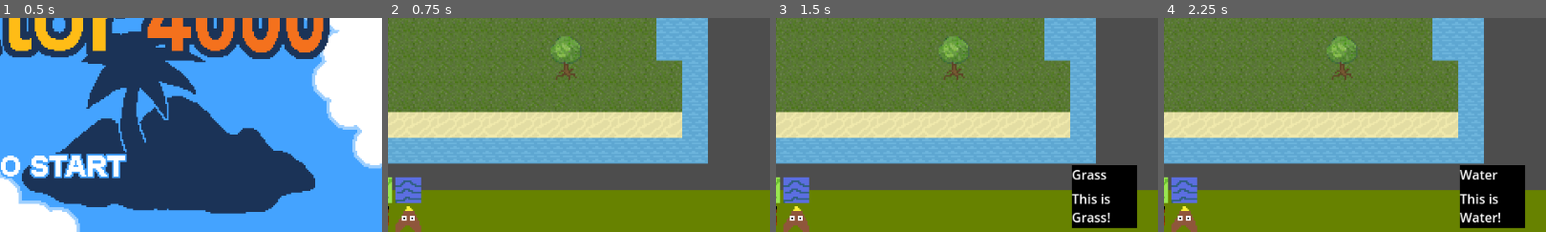
Above: before the commit, frames 1-4 (left to right).
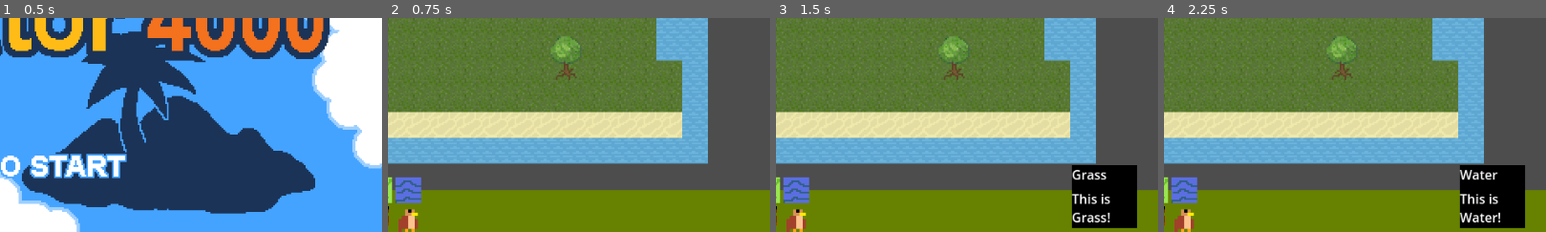
Above: after the commit, the same moments.

Repository: zliebowitz/ld56
Game: Godot game, scene res://Assets/Scripts/title_screen.tscn
Two runs of this game, one before a commit and one after it. Both use one fixed random seed, a clock stepped at 60 frames per second and the inputs below.
Inputs (mouse positions are % of the whole screen's width and height, from its top left):
- Up to frame 1 (0.5 s): no input
- Up to frame 2 (0.75 s): tap Enter at 0.5 s; move the mouse to (72, 45) at 0.52 s; click (72, 45) at 0.6 s
- Up to frame 3 (1.5 s): tap Space at 1.25 s; move the mouse to (48, 90) at 1.27 s; click (48, 90) at 1.35 s
- Up to frame 4 (2.25 s): tap Enter at 2 s; move the mouse to (52, 90) at 2.02 s; click (52, 90) at 2.1 s
The pictures show only the part of the screen within x 49-99%, y 50-100%; the shares and areas given below are measured in that part.

Frame 1 is identical in both runs. In frame 2, 0.4% of the frame differs, in the area x 2-9%, y 87-100%; in frame 3, 0.4%; in frame 4, 0.4%.

Commit message:
Update hawk animation

Diff:
--- a/Assets/Scripts/Animals/Hawk.tscn
+++ b/Assets/Scripts/Animals/Hawk.tscn
@@ -1,16 +1,112 @@
-[gd_scene load_steps=6 format=3 uid="uid://bwagknfgqewx3"]
+[gd_scene load_steps=19 format=3 uid="uid://bwagknfgqewx3"]
 
 [ext_resource type="Script" path="res://Assets/Scripts/Animals/animal_hawk.gd" id="1_3ifj2"]
-[ext_resource type="Texture2D" uid="uid://bxer81bw7i01" path="res://Graphics/Hawk.png" id="2_gtxcg"]
+[ext_resource type="Texture2D" uid="uid://4lnnfytccwfa" path="res://Graphics/Hawk/Fly/hawk_fly1.png" id="2_tw6vf"]
+[ext_resource type="Texture2D" uid="uid://d0t5n1k6g8s4" path="res://Graphics/Hawk/Fly/hawk_fly2.png" id="3_2nldr"]
+[ext_resource type="Texture2D" uid="uid://32d35vmjn8y4" path="res://Graphics/Hawk/Fly/hawk_fly3.png" id="4_bevfq"]
+[ext_resource type="Texture2D" uid="uid://8bgx53ryik8o" path="res://Graphics/Hawk/Fly/hawk_fly4.png" id="5_pisgk"]
+[ext_resource type="Texture2D" uid="uid://btat1mqw5f52g" path="res://Graphics/Hawk/Fly/hawk_fly5.png" id="6_yqgfs"]
+[ext_resource type="Texture2D" uid="uid://ra6eurkfr5kr" path="res://Graphics/Hawk/Fly/hawk_fly6.png" id="7_klh5o"]
+[ext_resource type="Texture2D" uid="uid://ccayvhs14vy1l" path="res://Graphics/Hawk/Fly/hawk_fly7.png" id="8_4k3dw"]
+[ext_resource type="Texture2D" uid="uid://v4swmhoceqgy" path="res://Graphics/Hawk/Fly/hawk_fly8.png" id="9_eunei"]
+[ext_resource type="Texture2D" uid="uid://brse8q85w4nlw" path="res://Graphics/Hawk/Fly/hawk_fly9.png" id="10_pwv74"]
+[ext_resource type="Texture2D" uid="uid://8b6jbsbvouq2" path="res://Graphics/Hawk/Idle/hawk_idle1.png" id="11_35uke"]
+[ext_resource type="Texture2D" uid="uid://ckfes0xuiuvrl" path="res://Graphics/Hawk/Idle/hawk_idle2.png" id="12_nppix"]
+[ext_resource type="Texture2D" uid="uid://bi4d3k0dma1ej" path="res://Graphics/Hawk/Idle/hawk_idle3.png" id="13_n4c0r"]
+[ext_resource type="Texture2D" uid="uid://bxmsrs20e3xha" path="res://Graphics/Hawk/Idle/hawk_idle4.png" id="14_dij7x"]
+[ext_resource type="Texture2D" uid="uid://b02wqd3e12x7v" path="res://Graphics/Hawk/Idle/hawk_idle5.png" id="15_6jpjg"]
 
 [sub_resource type="SpriteFrames" id="SpriteFrames_d48wb"]
 animations = [{
 "frames": [{
 "duration": 1.0,
-"texture": ExtResource("2_gtxcg")
+"texture": ExtResource("2_tw6vf")
+}, {
+"duration": 1.0,
+"texture": ExtResource("3_2nldr")
+}, {
+"duration": 1.0,
+"texture": ExtResource("4_bevfq")
+}, {
+"duration": 1.0,
+"texture": ExtResource("5_pisgk")
+}, {
+"duration": 1.0,
+"texture": ExtResource("6_yqgfs")
+}, {
+"duration": 1.0,
+"texture": ExtResource("7_klh5o")
+}, {
+"duration": 1.0,
+"texture": ExtResource("8_4k3dw")
+}, {
+"duration": 1.0,
+"texture": ExtResource("9_eunei")
+}, {
+"duration": 1.0,
+"texture": ExtResource("10_pwv74")
 }],
 "loop": true,
-"name": &"default",
+"name": &"Fly",
+"speed": 5.0
+}, {
+"frames": [{
+"duration": 1.0,
+"texture": ExtResource("11_35uke")
+}, {
+"duration": 1.0,
+"texture": ExtResource("12_nppix")
+}, {
+"duration": 1.0,
+"texture": ExtResource("13_n4c0r")
+}, {
+"duration": 1.0,
+"texture": ExtResource("14_dij7x")
+}, {
+"duration": 1.0,
+"texture": ExtResource("15_6jpjg")
+}, {
+"duration": 1.0,
+"texture": ExtResource("11_35uke")
+}, {
+"duration": 1.0,
+"texture": ExtResource("11_35uke")
+}, {
+"duration": 1.0,
+"texture": ExtResource("11_35uke")
+}, {
+"duration": 1.0,
+"texture": ExtResource("11_35uke")
+}, {
+"duration": 1.0,
+"texture": ExtResource("11_35uke")
+}, {
+"duration": 1.0,
+"texture": ExtResource("11_35uke")
+}, {
+"duration": 1.0,
+"texture": ExtResource("11_35uke")
+}, {
+"duration": 1.0,
+"texture": ExtResource("11_35uke")
+}, {
+"duration": 1.0,
+"texture": ExtResource("11_35uke")
+}, {
+"duration": 1.0,
+"texture": ExtResource("11_35uke")
+}, {
+"duration": 1.0,
+"texture": ExtResource("11_35uke")
+}, {
+"duration": 1.0,
+"texture": ExtResource("11_35uke")
+}, {
+"duration": 1.0,
+"texture": ExtResource("11_35uke")
+}],
+"loop": true,
+"name": &"Idle",
 "speed": 5.0
 }]
 
@@ -34,7 +130,8 @@
 
 [node name="AnimatedSprite2D" type="AnimatedSprite2D" parent="."]
 sprite_frames = SubResource("SpriteFrames_d48wb")
-autoplay = "default"
+animation = &"Fly"
+autoplay = "Idle"
 speed_scale = 2.0
 
 [node name="SearchRadius" type="Area2D" parent="."]
--- a/Assets/Scripts/Animals/animal_hawk.gd
+++ b/Assets/Scripts/Animals/animal_hawk.gd
@@ -1,9 +1,11 @@
 class_name Hawk
 extends Animal
 
+@onready var animation = $AnimatedSprite2D
 var target: Animal
 
 func _process_action(delta: float) -> void:
+	updateAnimation()
 	match current_state:
 		STATE.SEEK_FOOD:
 			target = null
@@ -27,3 +29,10 @@
 				advance_state()
 		var unknown_state:
 			print("Got state ", unknown_state," for ", animal_name, ", and does not know what to do!!!")
+
+func updateAnimation():
+	match current_state:
+		STATE.SEEK_FOOD, STATE.SEEK_ITEM:
+			animation.play("Fly")
+		STATE.WAIT:
+			animation.play("Idle")
--- a/Assets/Scripts/Animals/fox.tscn
+++ b/Assets/Scripts/Animals/fox.tscn
@@ -1,33 +1,33 @@
 [gd_scene load_steps=37 format=3 uid="uid://dt5mducivgh0f"]
 
 [ext_resource type="Script" path="res://Assets/Scripts/Animals/animal_fox.gd" id="1_n17ia"]
-[ext_resource type="Texture2D" uid="uid://c6lo1qfvfvu8b" path="res://Assets/Characters/fox/idle/fox_idle3.png" id="1_tkxnt"]
-[ext_resource type="Texture2D" uid="uid://dinefktqiaec2" path="res://Assets/Characters/fox/idle/fox_idle2.png" id="2_5yjbo"]
-[ext_resource type="Texture2D" uid="uid://d0nbm1p5dxgbb" path="res://Assets/Characters/fox/idle/fox_idle1.png" id="3_byahl"]
-[ext_resource type="Texture2D" uid="uid://dnvicpynn5wyw" path="res://Assets/Characters/fox/death/fox_death10.png" id="6_l5v6l"]
-[ext_resource type="Texture2D" uid="uid://dws7had5e4edm" path="res://Assets/Characters/fox/death/fox_death9.png" id="7_v6mvk"]
-[ext_resource type="Texture2D" uid="uid://ba0cysom8n0ag" path="res://Assets/Characters/fox/death/fox_death8.png" id="8_dji32"]
-[ext_resource type="Texture2D" uid="uid://d1hub8wnx1c6o" path="res://Assets/Characters/fox/death/fox_death7.png" id="9_mvmop"]
-[ext_resource type="Texture2D" uid="uid://bl6qcwhbaohgl" path="res://Assets/Characters/fox/death/fox_death6.png" id="10_h5ki0"]
-[ext_resource type="Texture2D" uid="uid://cbf5od6vq5j14" path="res://Assets/Characters/fox/death/fox_death5.png" id="11_begks"]
-[ext_resource type="Texture2D" uid="uid://jmv8b5rjhig3" path="res://Assets/Characters/fox/death/fox_death4.png" id="12_orwiw"]
-[ext_resource type="Texture2D" uid="uid://doq35hblia1i3" path="res://Assets/Characters/fox/death/fox_death3.png" id="13_ucey8"]
-[ext_resource type="Texture2D" uid="uid://c7voy32joi5su" path="res://Assets/Characters/fox/death/fox_death2.png" id="14_xnr7s"]
-[ext_resource type="Texture2D" uid="uid://b0pw5mbxav0q3" path="res://Assets/Characters/fox/death/fox_death1.png" id="15_rtxii"]
-[ext_resource type="Texture2D" uid="uid://dneu2bybpb4da" path="res://Assets/Characters/fox/Eat/fox_eat7.png" id="16_7n48a"]
-[ext_resource type="Texture2D" uid="uid://bd10ehkb4x10k" path="res://Assets/Characters/fox/Eat/fox_eat6.png" id="17_jpk8c"]
-[ext_resource type="Texture2D" uid="uid://cr13sst25yk10" path="res://Assets/Characters/fox/Eat/fox_eat5.png" id="18_dhetv"]
-[ext_resource type="Texture2D" uid="uid://d0da23n8stoo" path="res://Assets/Characters/fox/Eat/fox_eat4.png" id="19_afc3r"]
-[ext_resource type="Texture2D" uid="uid://noe8w83kfprf" path="res://Assets/Characters/fox/Eat/fox_eat3.png" id="20_efrxd"]
-[ext_resource type="Texture2D" uid="uid://b8mdvi6oilopp" path="res://Assets/Characters/fox/Eat/fox_eat2.png" id="21_kbxcb"]
-[ext_resource type="Texture2D" uid="uid://w6yptvxk0xti" path="res://Assets/Characters/fox/Eat/fox_eat1.png" id="22_a8ahl"]
-[ext_resource type="Texture2D" uid="uid://gwn4husa1w0u" path="res://Assets/Characters/fox/Run/fox_runing1.png" id="26_mao20"]
-[ext_resource type="Texture2D" uid="uid://b38pkvcimx1rd" path="res://Assets/Characters/fox/Run/fox_runing3.png" id="27_6bwkt"]
-[ext_resource type="Texture2D" uid="uid://cr2hgrmfbwalu" path="res://Assets/Characters/fox/Run/fox_runing2.png" id="28_2ti8j"]
-[ext_resource type="Texture2D" uid="uid://vvu1mi4tliya" path="res://Assets/Characters/fox/Sleep/fox_sleep5.png" id="29_ljstc"]
-[ext_resource type="Texture2D" uid="uid://ben0frua308ky" path="res://Assets/Characters/fox/Sleep/fox_sleep3.png" id="31_voejy"]
-[ext_resource type="Texture2D" uid="uid://5dg1m71n7hq8" path="res://Assets/Characters/fox/Sleep/fox_sleep2.png" id="32_4rddb"]
-[ext_resource type="Texture2D" uid="uid://ct5ot3isqm1ot" path="res://Assets/Characters/fox/Sleep/fox_sleep1.png" id="33_4ml4d"]
+[ext_resource type="Texture2D" uid="uid://c6lo1qfvfvu8b" path="res://Assets/Characters/Fox/Idle/fox_idle3.png" id="1_tkxnt"]
+[ext_resource type="Texture2D" uid="uid://dinefktqiaec2" path="res://Assets/Characters/Fox/Idle/fox_idle2.png" id="2_5yjbo"]
+[ext_resource type="Texture2D" uid="uid://d0nbm1p5dxgbb" path="res://Assets/Characters/Fox/Idle/fox_idle1.png" id="3_byahl"]
+[ext_resource type="Texture2D" uid="uid://dnvicpynn5wyw" path="res://Assets/Characters/Fox/Death/fox_death10.png" id="6_l5v6l"]
+[ext_resource type="Texture2D" uid="uid://dws7had5e4edm" path="res://Assets/Characters/Fox/Death/fox_death9.png" id="7_v6mvk"]
+[ext_resource type="Texture2D" uid="uid://ba0cysom8n0ag" path="res://Assets/Characters/Fox/Death/fox_death8.png" id="8_dji32"]
+[ext_resource type="Texture2D" uid="uid://d1hub8wnx1c6o" path="res://Assets/Characters/Fox/Death/fox_death7.png" id="9_mvmop"]
+[ext_resource type="Texture2D" uid="uid://bl6qcwhbaohgl" path="res://Assets/Characters/Fox/Death/fox_death6.png" id="10_h5ki0"]
+[ext_resource type="Texture2D" uid="uid://cbf5od6vq5j14" path="res://Assets/Characters/Fox/Death/fox_death5.png" id="11_begks"]
+[ext_resource type="Texture2D" uid="uid://jmv8b5rjhig3" path="res://Assets/Characters/Fox/Death/fox_death4.png" id="12_orwiw"]
+[ext_resource type="Texture2D" uid="uid://doq35hblia1i3" path="res://Assets/Characters/Fox/Death/fox_death3.png" id="13_ucey8"]
+[ext_resource type="Texture2D" uid="uid://c7voy32joi5su" path="res://Assets/Characters/Fox/Death/fox_death2.png" id="14_xnr7s"]
+[ext_resource type="Texture2D" uid="uid://b0pw5mbxav0q3" path="res://Assets/Characters/Fox/Death/fox_death1.png" id="15_rtxii"]
+[ext_resource type="Texture2D" uid="uid://dneu2bybpb4da" path="res://Assets/Characters/Fox/Eat/fox_eat7.png" id="16_7n48a"]
+[ext_resource type="Texture2D" uid="uid://bd10ehkb4x10k" path="res://Assets/Characters/Fox/Eat/fox_eat6.png" id="17_jpk8c"]
+[ext_resource type="Texture2D" uid="uid://cr13sst25yk10" path="res://Assets/Characters/Fox/Eat/fox_eat5.png" id="18_dhetv"]
+[ext_resource type="Texture2D" uid="uid://d0da23n8stoo" path="res://Assets/Characters/Fox/Eat/fox_eat4.png" id="19_afc3r"]
+[ext_resource type="Texture2D" uid="uid://noe8w83kfprf" path="res://Assets/Characters/Fox/Eat/fox_eat3.png" id="20_efrxd"]
+[ext_resource type="Texture2D" uid="uid://b8mdvi6oilopp" path="res://Assets/Characters/Fox/Eat/fox_eat2.png" id="21_kbxcb"]
+[ext_resource type="Texture2D" uid="uid://w6yptvxk0xti" path="res://Assets/Characters/Fox/Eat/fox_eat1.png" id="22_a8ahl"]
+[ext_resource type="Texture2D" uid="uid://gwn4husa1w0u" path="res://Assets/Characters/Fox/Run/fox_runing1.png" id="26_mao20"]
+[ext_resource type="Texture2D" uid="uid://b38pkvcimx1rd" path="res://Assets/Characters/Fox/Run/fox_runing3.png" id="27_6bwkt"]
+[ext_resource type="Texture2D" uid="uid://cr2hgrmfbwalu" path="res://Assets/Characters/Fox/Run/fox_runing2.png" id="28_2ti8j"]
+[ext_resource type="Texture2D" uid="uid://vvu1mi4tliya" path="res://Assets/Characters/Fox/Sleep/fox_sleep5.png" id="29_ljstc"]
+[ext_resource type="Texture2D" uid="uid://ben0frua308ky" path="res://Assets/Characters/Fox/Sleep/fox_sleep3.png" id="31_voejy"]
+[ext_resource type="Texture2D" uid="uid://5dg1m71n7hq8" path="res://Assets/Characters/Fox/Sleep/fox_sleep2.png" id="32_4rddb"]
+[ext_resource type="Texture2D" uid="uid://ct5ot3isqm1ot" path="res://Assets/Characters/Fox/Sleep/fox_sleep1.png" id="33_4ml4d"]
 
 [sub_resource type="CompressedTexture2D" id="CompressedTexture2D_a1a5l"]
 
--- a/tilemap.tscn
+++ b/tilemap.tscn
@@ -15,7 +15,7 @@
 [ext_resource type="Texture2D" uid="uid://csyxanvy6pk00" path="res://Graphics/Squirrel/Squirrel Idle.png" id="11_p7808"]
 [ext_resource type="PackedScene" uid="uid://knj83fof2f5h" path="res://Assets/Scripts/Animals/Squirrel.tscn" id="11_w0jgb"]
 [ext_resource type="PackedScene" uid="uid://bwagknfgqewx3" path="res://Assets/Scripts/Animals/Hawk.tscn" id="12_4q3w6"]
-[ext_resource type="Texture2D" uid="uid://bxer81bw7i01" path="res://Graphics/Hawk.png" id="15_kjc7i"]
+[ext_resource type="Texture2D" uid="uid://8b6jbsbvouq2" path="res://Graphics/Hawk/Idle/hawk_idle1.png" id="15_iqjxc"]
 [ext_resource type="Texture2D" uid="uid://crhkx7ku4vfne" path="res://Graphics/DNA.png" id="17_v0bhs"]
 [ext_resource type="AudioStream" uid="uid://bobbyjsp1xlcb" path="res://Assets/Audio/Music/BGM.wav" id="18_3bs1d"]
 
@@ -201,7 +201,8 @@
 
 [node name="Ui_Hawks" type="TextureRect" parent="CanvasLayer/GridContainer" node_paths=PackedStringArray("animal_parent")]
 layout_mode = 2
-texture = ExtResource("15_kjc7i")
+texture = ExtResource("15_iqjxc")
+expand_mode = 4
 script = ExtResource("11_gm37g")
 animal_name = "Hawk"
 animal_resource = ExtResource("12_4q3w6")
Not shown, changed: Assets/Characters/fox/Eat/fox_eat1.png.import
Not shown, changed: Assets/Characters/fox/Eat/fox_eat2.png.import
Not shown, changed: Assets/Characters/fox/Eat/fox_eat3.png.import
Not shown, changed: Assets/Characters/fox/Eat/fox_eat4.png.import
Not shown, changed: Assets/Characters/fox/Eat/fox_eat5.png.import
Not shown, changed: Assets/Characters/fox/Eat/fox_eat6.png.import
Not shown, changed: Assets/Characters/fox/Eat/fox_eat7.png.import
Not shown, changed: Assets/Characters/fox/Run/fox_runing1.png.import
Not shown, changed: Assets/Characters/fox/Run/fox_runing2.png.import
Not shown, changed: Assets/Characters/fox/Run/fox_runing3.png.import
Not shown, changed: Assets/Characters/fox/Sleep/fox_sleep2.png.import
Not shown, changed: Assets/Characters/fox/Sleep/fox_sleep3.png.import
(and 43 more such lines)
